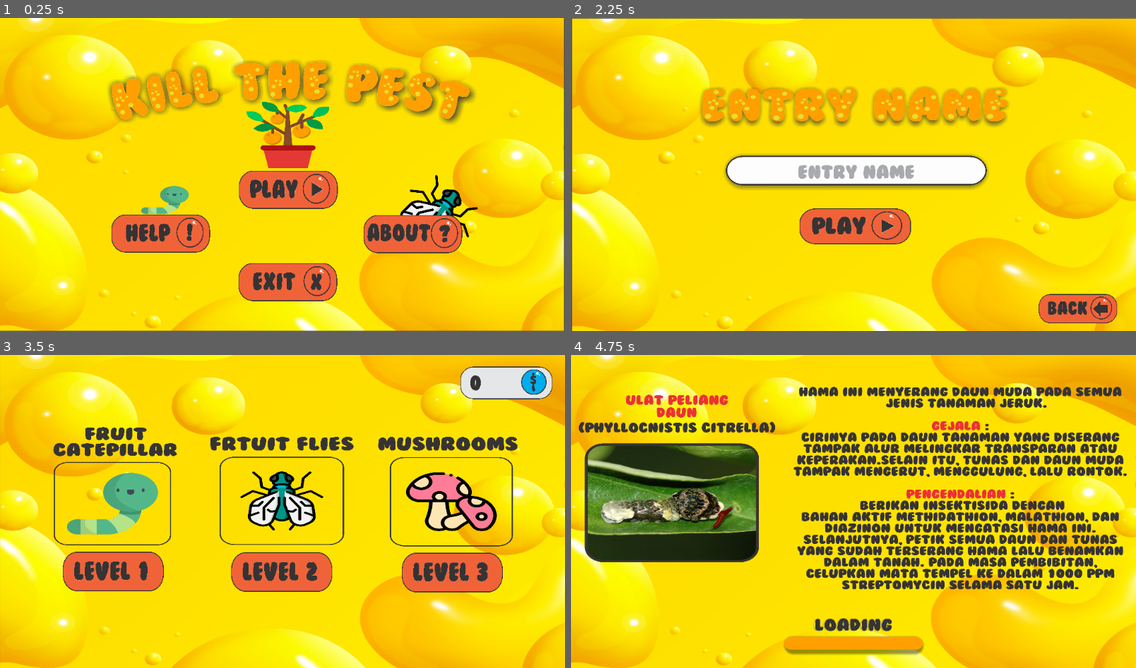
Above: before the commit, frames 1-4 (two rows, left to right).
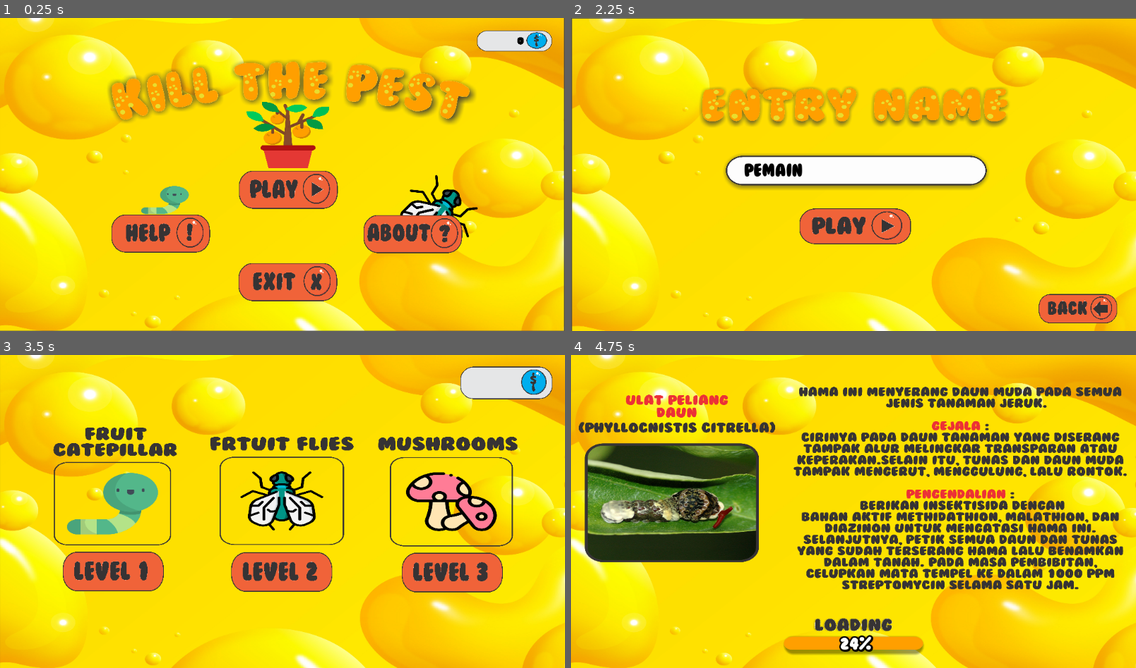
Above: after the commit, the same moments.

Repository: AryaRamadhan24/PPL
Game: Godot game, scene res://scene/Main Menu.tscn
Same seed, same stepped clock (60 frames per second), same inputs: the game is played once before the commit and once after it.
Inputs (mouse positions are in pixels of both pictures, inside the frame that each line leads up to):
- Up to frame 1 (0.25 s): no input
- Up to frame 2 (2.25 s): click (859, 190) at 0.5 s; click (1079, 309) at 1.25 s; click (859, 190) at 2 s
- Up to frame 3 (3.5 s): click (282, 564) at 2.75 s
- Up to frame 4 (4.75 s): click (684, 570) at 3.5 s; hold Right (ui_right) from 4.28 s (still down); tap Up (ui_up) at 4.52 s

The runs differ from the first frame. In frame 1, 0.9% of the frame differs, in the area x 84-98%, y 3-11%; in frame 2, 1.0%, in the area x 30-61%, y 46-52%; in frame 3, less than 0.1%; in frame 4, 0.3%.

Commit message:
Add: username input, and score

Diff:
--- /dev/null
+++ b/element/projectile/wave.gd
@@ -0,0 +1,11 @@
+extends Sprite
+
+var speed = 300
+var dir = 1
+
+func _ready():
+	pass # Replace with function body.
+
+func _process(delta):
+	global_position.x += dir*speed*delta
+	#print(global_position.x)
--- /dev/null
+++ b/element/projectile/wave.tscn
@@ -0,0 +1,21 @@
+[gd_scene load_steps=4 format=2]
+
+[ext_resource path="res://element/projectile/shot-wave.png" type="Texture" id=1]
+[ext_resource path="res://element/projectile/wave.gd" type="Script" id=2]
+
+[sub_resource type="CapsuleShape2D" id=1]
+radius = 86.0587
+height = 84.9641
+
+[node name="wave" type="Sprite"]
+position = Vector2( 56.0082, 443.95 )
+scale = Vector2( 0.348778, 0.269249 )
+texture = ExtResource( 1 )
+script = ExtResource( 2 )
+
+[node name="Area2D" type="Area2D" parent="."]
+position = Vector2( -40.2356, 120.867 )
+
+[node name="CollisionShape2D" type="CollisionShape2D" parent="Area2D"]
+position = Vector2( 49.0405, -120.646 )
+shape = SubResource( 1 )
--- a/project.godot
+++ b/project.godot
@@ -21,7 +21,7 @@
 
 [autoload]
 
-Db="*res://script/lib/package_darkun7/db.gd"
+Global="*res://script/lib/package_darkun7/db.gd"
 
 [display]
 
--- a/scene/EduUlat.tscn
+++ b/scene/EduUlat.tscn
@@ -1,10 +1,42 @@
-[gd_scene load_steps=2 format=2]
+[gd_scene load_steps=5 format=2]
 
 [ext_resource path="res://element/increment 2/pploosssssaa.png" type="Texture" id=1]
+[ext_resource path="res://element/font/Bubblegum.ttf" type="DynamicFontData" id=2]
+[ext_resource path="res://scene/loading.gd" type="Script" id=3]
 
-[node name="EduUlat" type="Node2D"]
+[sub_resource type="DynamicFont" id=1]
+size = 30
+outline_size = 3
+outline_color = Color( 0, 0, 0, 1 )
+font_data = ExtResource( 2 )
+
+[node name="1" type="Node2D"]
+script = ExtResource( 3 )
 
 [node name="background" type="Sprite" parent="."]
 position = Vector2( 539.965, 300.051 )
 scale = Vector2( 0.307841, 0.241791 )
 texture = ExtResource( 1 )
+
+[node name="Timer" type="Timer" parent="."]
+wait_time = 5.0
+autostart = true
+
+[node name="percent" type="Label" parent="."]
+margin_left = 442.095
+margin_top = 528.228
+margin_right = 649.095
+margin_bottom = 582.228
+custom_fonts/font = SubResource( 1 )
+custom_colors/font_color = Color( 1, 1, 1, 1 )
+custom_colors/font_outline_modulate = Color( 0, 0, 0, 1 )
+custom_colors/font_color_shadow = Color( 0, 0, 0, 1 )
+text = "0%"
+align = 1
+valign = 1
+autowrap = true
+max_lines_visible = 1
+__meta__ = {
+"_edit_use_anchors_": false
+}
+[connection signal="timeout" from="Timer" to="." method="_on_loading_done"]
--- a/scene/Main Menu.tscn
+++ b/scene/Main Menu.tscn
@@ -14,6 +14,13 @@
 [ext_resource path="res://element/no.png" type="Texture" id=12]
 [ext_resource path="res://element/pop up exit.png" type="Texture" id=13]
 [ext_resource path="res://element/yes.png" type="Texture" id=14]
+[ext_resource path="res://element/font/Bubblegum.ttf" type="DynamicFontData" id=15]
+
+[sub_resource type="DynamicFont" id=6]
+size = 500
+outline_size = 3
+outline_color = Color( 0, 0, 0, 1 )
+font_data = ExtResource( 15 )
 
 [node name="Main Menu" type="Node2D"]
 script = ExtResource( 11 )
@@ -34,10 +41,27 @@
 texture = ExtResource( 10 )
 
 [node name="Sprite2" type="Sprite" parent="."]
-visible = false
 position = Vector2( 983.346, 44.0639 )
 scale = Vector2( 0.0451422, 0.0359619 )
 texture = ExtResource( 4 )
+
+[node name="score" type="Label" parent="Sprite2"]
+margin_left = -1194.0
+margin_top = -324.0
+margin_right = 407.0
+margin_bottom = 356.0
+custom_fonts/font = SubResource( 6 )
+custom_colors/font_color = Color( 0, 0, 0, 1 )
+custom_colors/font_outline_modulate = Color( 0, 0, 0, 1 )
+custom_colors/font_color_shadow = Color( 0, 0, 0, 1 )
+text = "{SCORE}"
+align = 2
+valign = 1
+autowrap = true
+max_lines_visible = 1
+__meta__ = {
+"_edit_use_anchors_": false
+}
 
 [node name="button" type="Node2D" parent="."]
 position = Vector2( 456.51, 292.647 )
--- a/scene/Play Menu.tscn
+++ b/scene/Play Menu.tscn
@@ -6,6 +6,17 @@
 [ext_resource path="res://element/back.png" type="Texture" id=4]
 [ext_resource path="res://element/input entry name.png" type="Texture" id=5]
 [ext_resource path="res://element/play.png" type="Texture" id=6]
+[ext_resource path="res://element/font/Bubblegum.ttf" type="DynamicFontData" id=7]
+[ext_resource path="res://element/input.stylebox" type="StyleBox" id=8]
+
+[sub_resource type="Theme" id=1]
+LineEdit/colors/ = Color( 0, 0, 0, 1 )
+LineEdit/icons/ = null
+LineEdit/styles/ = ExtResource( 8 )
+
+[sub_resource type="DynamicFont" id=2]
+size = 32
+font_data = ExtResource( 7 )
 
 [node name="Play Menu" type="Node2D"]
 script = ExtResource( 2 )
@@ -27,6 +38,21 @@
 position = Vector2( 545.372, 294.926 )
 scale = Vector2( 0.152303, 0.131233 )
 texture = ExtResource( 5 )
+
+[node name="username" type="TextEdit" parent="."]
+margin_left = 331.0
+margin_top = 272.0
+margin_right = 760.0
+margin_bottom = 312.0
+theme = SubResource( 1 )
+custom_styles/normal = ExtResource( 8 )
+custom_fonts/font = SubResource( 2 )
+custom_colors/font_color = Color( 0, 0, 0, 1 )
+custom_colors/mark_color = Color( 0, 0, 0, 1 )
+text = "Pemain"
+__meta__ = {
+"_edit_use_anchors_": false
+}
 
 [node name="button" type="Node2D" parent="."]
 position = Vector2( 541.587, 301.05 )
--- /dev/null
+++ b/scene/loading.gd
@@ -0,0 +1,12 @@
+extends Node2D
+
+func _ready():
+	pass # Replace with function body.
+
+func _process(delta):
+	$percent.text = str(100-(stepify($Timer.get_time_left(),0.1)*20))+"%"
+
+func _on_loading_done():
+	var lvl = $".".name
+	var target = "res://scene/Level/Level "+str(lvl)+".tscn"
+	get_tree().change_scene(target)
--- a/script/Main Menu.gd
+++ b/script/Main Menu.gd
@@ -5,10 +5,13 @@
 func _ready():
 	pop_up_quit = false
 	toggle_popup_quit(false)
-
+	$Sprite2/score.text = str(Global.get_total())
 
 func _on_play_pressed():
-	get_tree().change_scene("res://scene/Play Menu.tscn")
+	if Global.get_username() == "Guest":
+		get_tree().change_scene("res://scene/Play Menu.tscn")
+	else:
+		get_tree().change_scene("res://scene/Level Menu.tscn")
 	pass # Replace with function body.
 
 func _on_help_pressed():
--- a/script/Play Menu.gd
+++ b/script/Play Menu.gd
@@ -8,9 +8,8 @@
 
 # Called when the node enters the scene tree for the first time.
 func _ready():
-	pass # Replace with function body.
-
-
+	if(Global.get_username() !=  "Guest"):
+		$username.text = str(Global.get_username())
 # Called every frame. 'delta' is the elapsed time since the previous frame.
 #func _process(delta):
 #	pass
@@ -22,5 +21,6 @@
 
 
 func _on_play_pressed():
+	Global.set_username($username.text)
 	get_tree().change_scene("res://scene/Level Menu.tscn")
 	pass # Replace with function body.
--- a/script/lib/package_darkun7/db.gd
+++ b/script/lib/package_darkun7/db.gd
@@ -7,13 +7,20 @@
 var player setget set_player, get_player
 var score setget set_score, get_score
 
+var pdirection setget set_pd, get_pd
+var crouch setget set_crouch, get_crouch
+
 func _ready():
+	set_pd(1)
+	set_crouch(false)
 	set_player(DB.readJSON("pemain"))
 	set_score(DB.readJSON("score"))
 
 func get_player_data():
+	_ready()
 	return get_player()
 func get_score_data():
+	_ready()
 	return get_score()
 
 func get_username():
@@ -61,3 +68,12 @@
 	player = args
 func get_player():
 	return player
+func set_pd(args):
+	pdirection = args
+func get_pd():
+	return pdirection
+
+func set_crouch(args):
+	crouch = args
+func get_crouch():
+	return crouch
--- a/script/lib/package_darkun7/json_helper.gd
+++ b/script/lib/package_darkun7/json_helper.gd
@@ -1,7 +1,7 @@
 extends Node
 
 var default_pemain = {
-			na = "Tester", #nama
+			na = "Guest",
 			lv = 1
 		} setget , get_pemain
 var default_score = [
Binary file added: element/font/Bubblegum.ttf
Binary file changed: element/input entry name.png
Binary file added: element/input.stylebox
Binary file changed: element/no.png
Binary file added: element/player/crouch_1.png
Binary file changed: element/point.png
Binary file changed: element/yes.png
Not shown: 1 places in scene/Main Menu.tscn that only renumber resources
Not shown: 1 places in scene/Play Menu.tscn that only renumber resources
